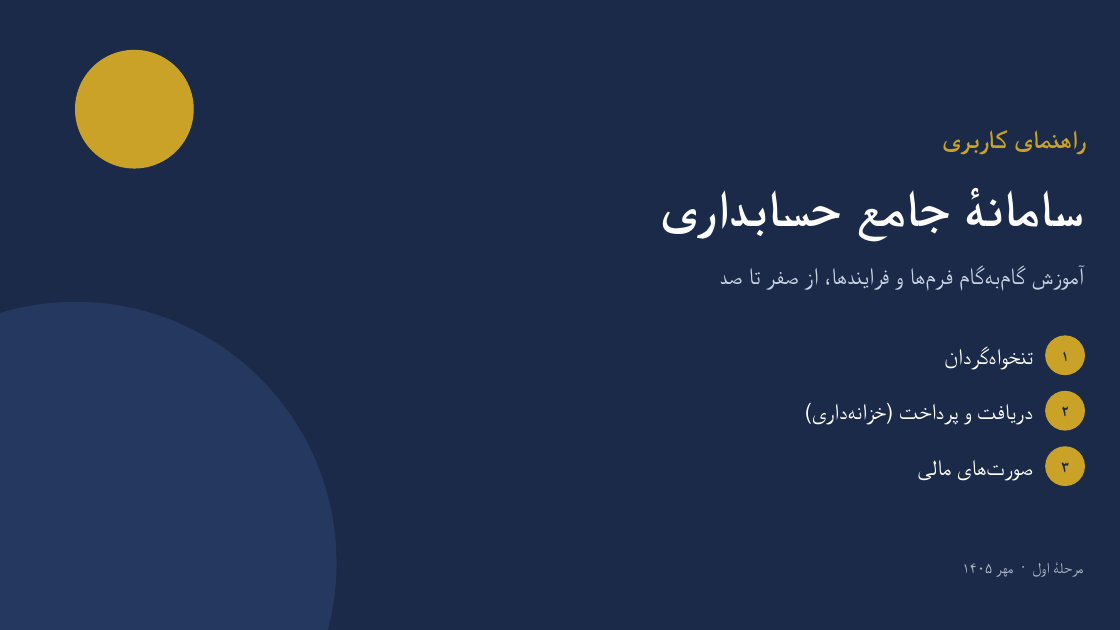
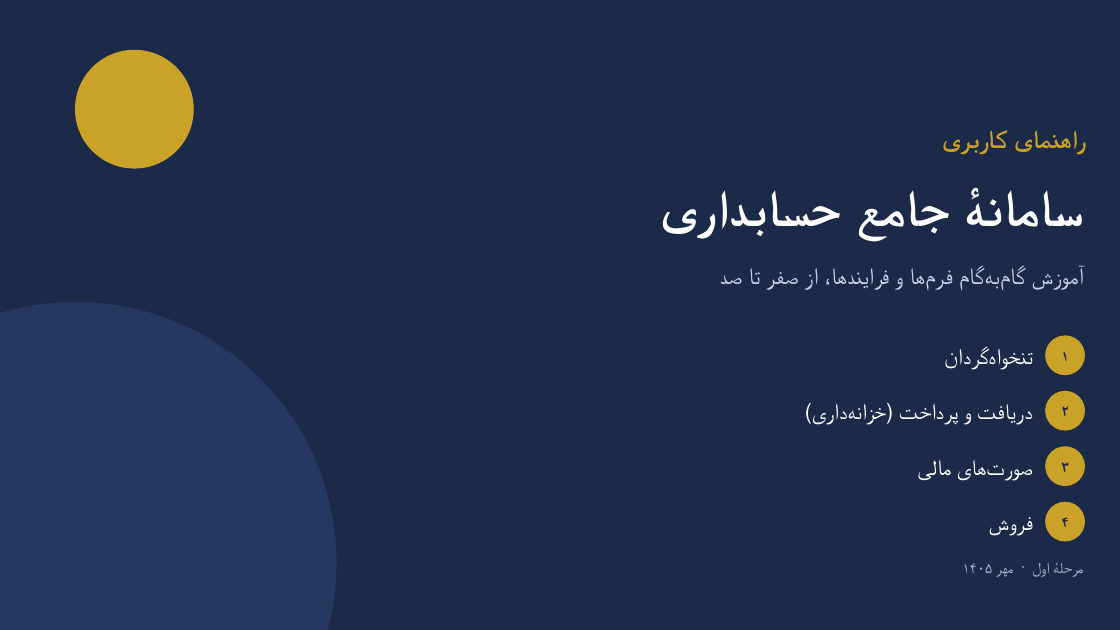
Before and after one commit to mehdijanfeshar/AccountingCoreClaude, a slide deck: slide 1 of docs/AccountCore_UserGuide_Phase1.pptx. Drawn at 1120x630 pixels with LibreOffice and Linux fonts; fonts in the diff are those of the drawing. Boxes give left, top, right and bottom in pixels: in the first picture for what was removed or moved away, otherwise in the second. Text is boxed around its words. In the diff, an @@ line names an element or a change of style, - is before the commit and + after.

```diff
--- a/docs/AccountCore_UserGuide_Phase1.pptx
+++ b/docs/AccountCore_UserGuide_Phase1.pptx
@@ ellipse added at box(1046, 502, 1085, 541), fill #C9A227, outline #C9A227 1 pt @@
@@ text added at box(989, 517, 1033, 536), 19 pt, text #FFFFFF @@
+فروش
@@ text added at box(1061, 517, 1069, 527), 13 pt, text #1B2A49, bold @@
+۴
```
Also in this commit, not shown: 1 other slide changed, 13 slides added.
